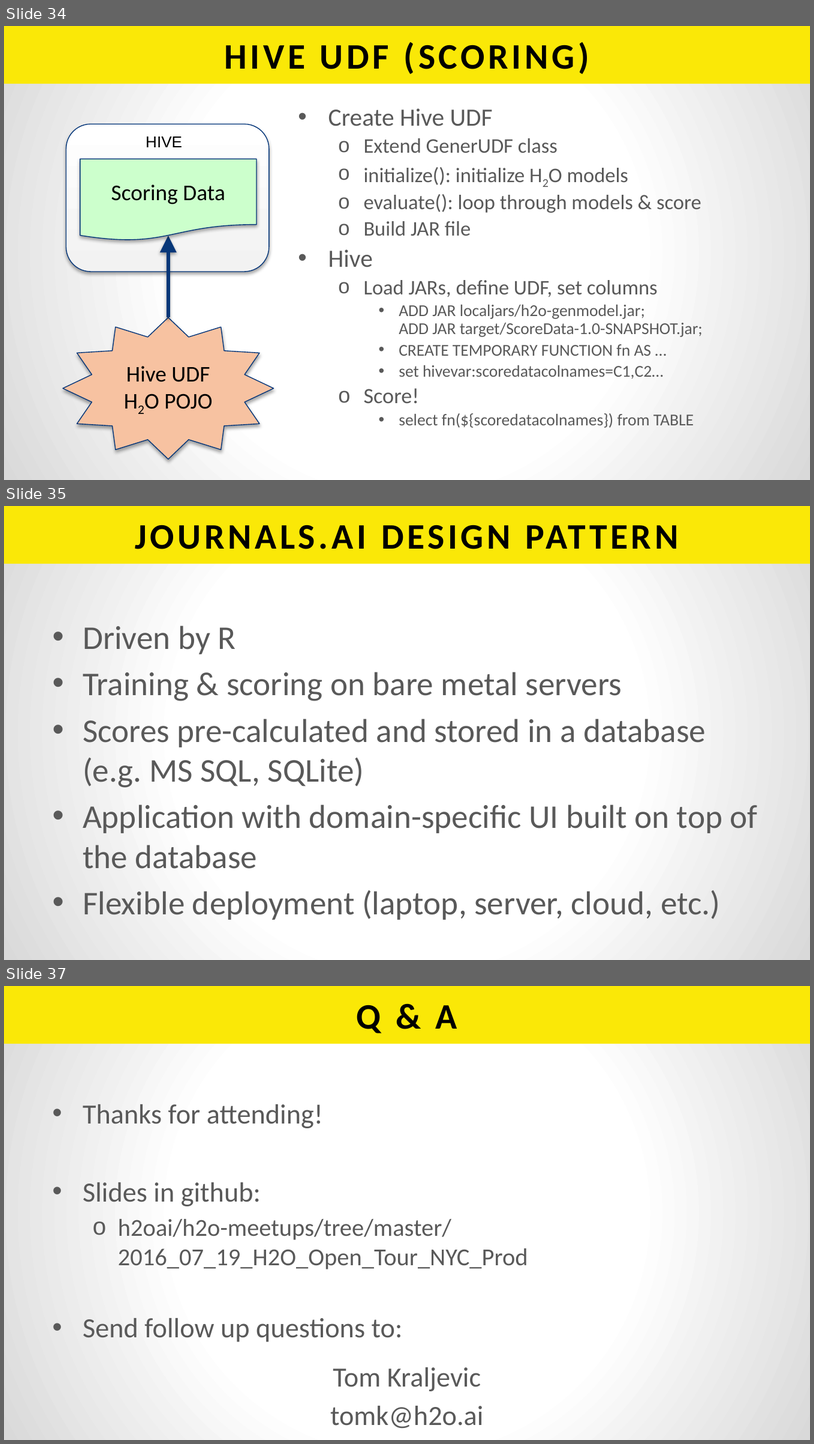
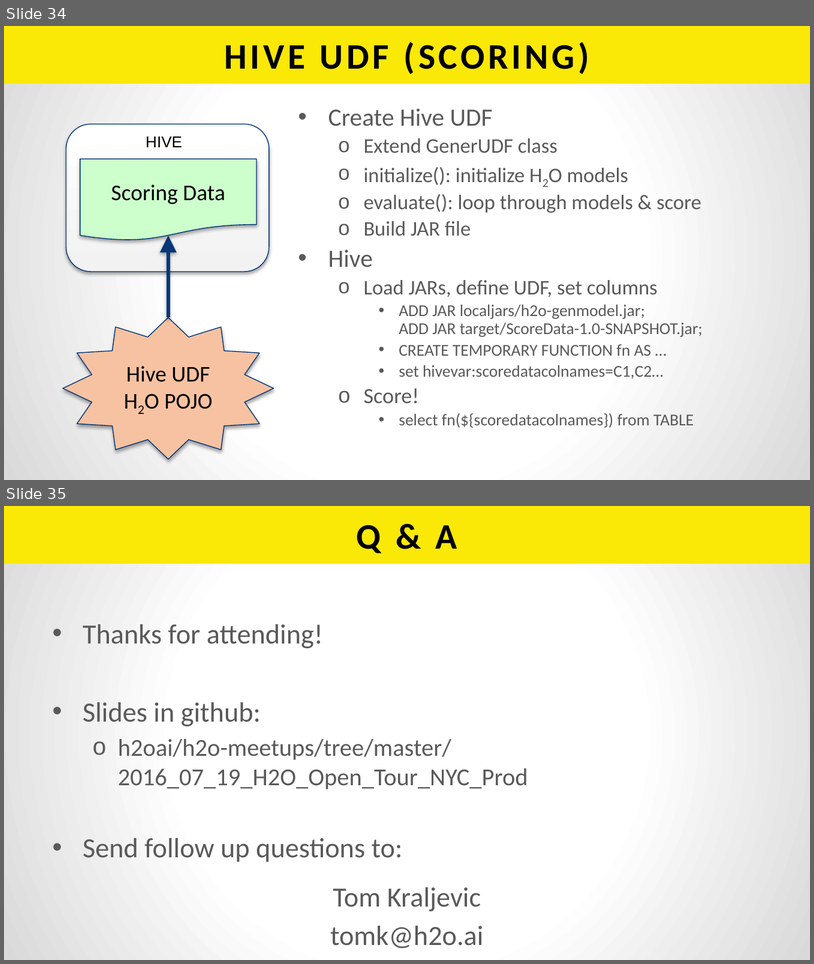
Before and after one commit to gitter-badger/h2o-meetups, a slide deck: 2016_07_19_H2O_Open_Tour_NYC_Prod/Prod16x9.pptx. Shown one above the other, each under a label of ours: slides 34, 35 and 37 before the commit, slides 34 and 35 after it; the slides between them are not shown. The pictures are 814x1444 and 814x964 pixels, drawn with LibreOffice and Linux fonts; fonts in the diff are those of the drawing. Boxes give left, top, right and bottom in pixels: in the first picture for what was removed or moved away, otherwise in the second. Text is boxed around its words. In the diff, an @@ line names an element or a change of style, - is before the commit and + after.

```diff
--- a/2016_07_19_H2O_Open_Tour_NYC_Prod/Prod16x9.pptx
+++ b/2016_07_19_H2O_Open_Tour_NYC_Prod/Prod16x9.pptx
@@ slide 35 removed at (4,506,810,960), background gradient #FFFFFF to #D9D9D9; not listed: 1 template element that a slide beside it also shows @@
@@ title removed at (135,525,511,549) @@
-JOURNALS.AI DESIGN PATTERN
@@ text removed at (83,625,758,919) @@
-• Driven by R
-• Training & scoring on bare metal servers
-• Scores pre-calculated and stored in a database (e.g. MS SQL, SQLite)
-• Application with domain-specific UI built on top of the database
-• Flexible deployment (laptop, server, cloud, etc.)
@@ what was slide 37 is now slide 35 @@
```
Also in this commit, not shown: 1 slide changed, 1 other slide removed, 1 other file.
